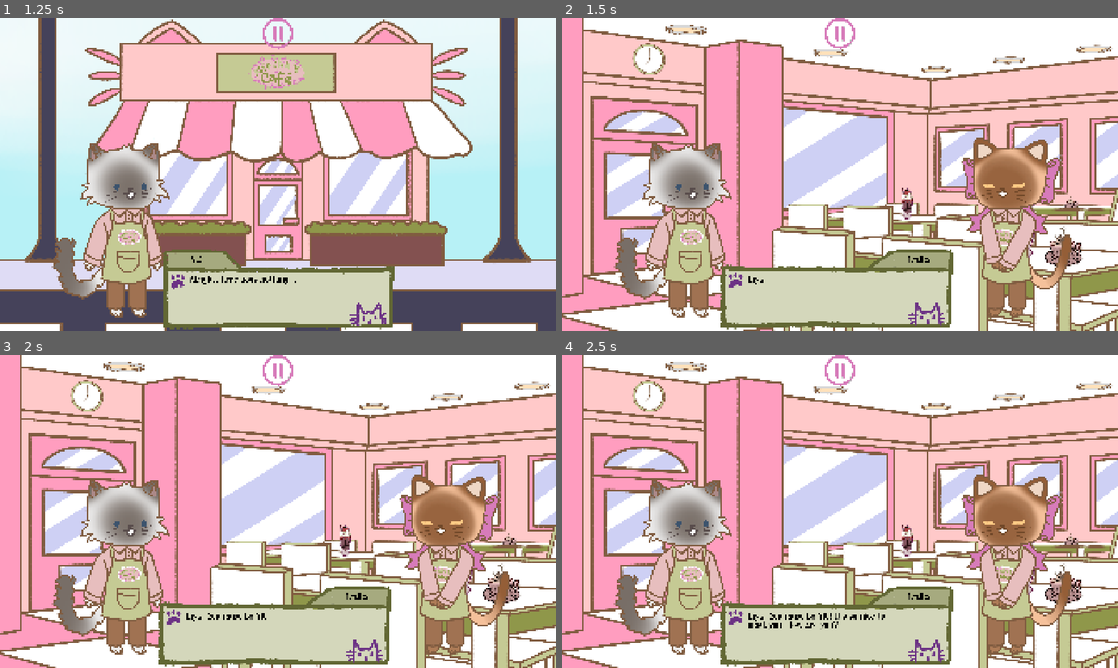
Above: before the commit, frames 1-4 (two rows, left to right).
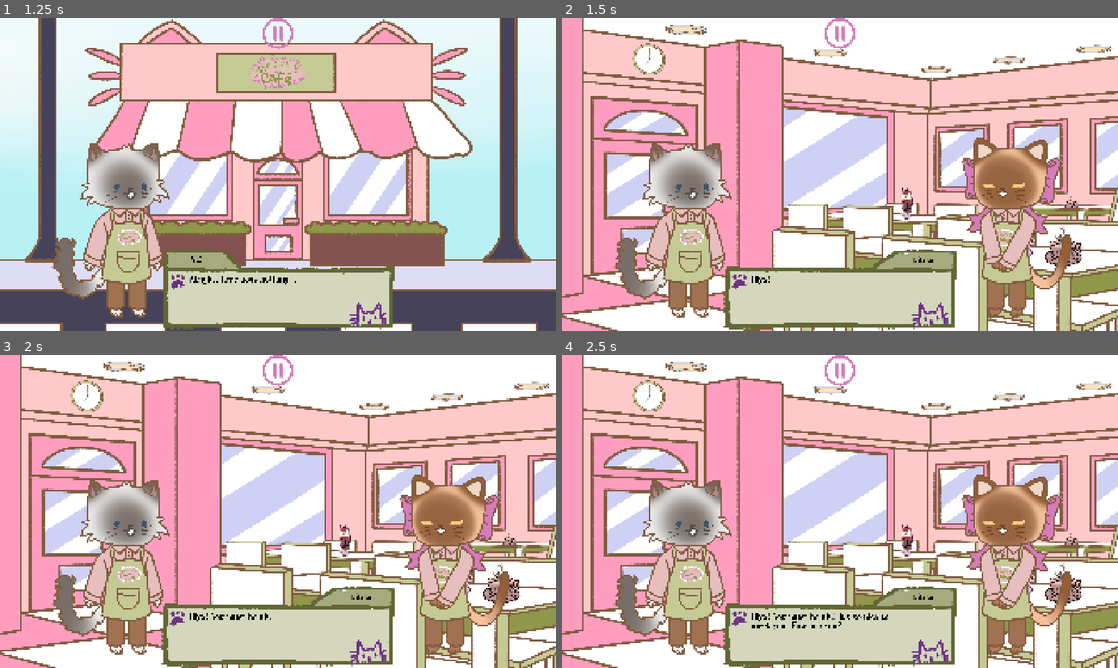
Above: after the commit, the same moments.

Repository: tabyrocket/kitikas-cafe
Game: Godot game, scene res://scenes/first_day.tscn
Same seed, same stepped clock (60 frames per second), same inputs: the game is played once before the commit and once after it. This scene is started directly instead of the project's main scene.
Inputs (mouse positions are in pixels of both pictures, inside the frame that each line leads up to):
- Up to frame 1 (1.25 s): click (278, 299) at 0.5 s
- Up to frame 2 (1.5 s): click (840, 299) at 1.25 s
- Up to frame 3 (2 s): no input
- Up to frame 4 (2.5 s): click (840, 636) at 2 s

Frame 1 is identical in both runs. In frame 2, 1.4% of the frame differs, in the area x 28-71%, y 74-100%; in frame 3, 1.6%; in frame 4, 1.9%.

Commit message:
Ending B

Diff:
--- a/kitikas-cafe/scenes/UI.tscn
+++ b/kitikas-cafe/scenes/UI.tscn
@@ -126,10 +126,10 @@
 anchor_top = 1.0
 anchor_right = 0.5
 anchor_bottom = 1.0
-offset_left = -399.0
-offset_top = -281.0
-offset_right = 4927.0
-offset_bottom = 1537.0
+offset_left = -400.0
+offset_top = -279.0
+offset_right = 4955.0
+offset_bottom = 1539.0
 grow_horizontal = 2
 grow_vertical = 0
 scale = Vector2(0.15, 0.15)
--- a/kitikas-cafe/scenes/first_day.gd
+++ b/kitikas-cafe/scenes/first_day.gd
@@ -3,6 +3,11 @@
 # References
 @onready var outside: TextureRect = $Backgrounds/Outside
 @onready var inside: TextureRect = $Backgrounds/Inside
+@onready var inside_night: TextureRect = $Backgrounds/InsideNight
+@onready var stairs: TextureRect = $Backgrounds/Stairs
+@onready var ending_b: TextureRect = $Backgrounds/EndingB
+@onready var syrup: TextureRect = $Syrup
+@onready var dark_overlay: ColorRect = $Backgrounds/DarkOverlay
 @onready var character_left: TextureRect = $CharacterLeft
 @onready var character_right: TextureRect = $CharacterRight
 @onready var character_extra: TextureRect = $CharacterExtra
@@ -21,10 +26,16 @@
 var step: int = 0
 var steps: Array = []
 var waiting_for_choice: bool = false
+var waiting_for_anim: bool = false
 
 func _ready() -> void:
 	outside.visible = true
 	inside.visible = false
+	inside_night.visible = false
+	stairs.visible = false
+	ending_b.visible = false
+	syrup.visible = false
+	dark_overlay.visible = false
 	character_left.visible = false
 	character_right.visible = false
 	character_extra.visible = false
@@ -51,46 +62,57 @@
 		 "right_sprite": "kitika_default", "left_sprite": "mc_default", "show_left": true,
 		 "text": "Hiya! You must be " + mc + "! It's so nice to meet you. How are you?"},
 
-		# --- Choice ---
-		{"choice": true,
+		# --- Choice 1 ---
+		{"choice": true, "id": "greet",
 		 "a_text": "I'm doing good, thanks. How about you? You must be Kitika?",
 		 "b_text": "No, that's not me, must be the wrong person. Weirdo."},
 	]
-	# Branch steps are inserted dynamically after choice
 
 func _on_choice_a() -> void:
 	waiting_for_choice = false
 	choice_a_btn.visible = false
 	choice_b_btn.visible = false
 	var mc = Global.player_name
-
-	# Insert branch A steps, then the common steps after
-	var branch_a: Array = [
-		{"side": "left", "speaker": mc, "sprite": "mc_default", "text": "I'm doing good, thanks. How about you? You must be Kitika?"},
-		{"side": "right", "speaker": "Kitika", "sprite": "kitika_default", "text": "Yes that's me, welcome!"},
-	]
-	_insert_and_continue(branch_a, mc)
+	var s = steps[step]
+	var id = s.get("id", "")
+
+	if id == "greet":
+		var branch: Array = [
+			{"side": "left", "speaker": mc, "sprite": "mc_default", "text": "I'm doing good, thanks. How about you? You must be Kitika?"},
+			{"side": "right", "speaker": "Kitika", "sprite": "kitika_default", "text": "Yes that's me, welcome!"},
+		]
+		_insert_and_continue(branch, mc)
+	elif id == "basement":
+		# Outcome A — unimplemented, placeholder
+		var branch: Array = [
+			{"side": "left", "speaker": mc, "sprite": "mc_default", "text": "..."},
+		]
+		_insert_and_continue(branch, mc)
 
 func _on_choice_b() -> void:
 	waiting_for_choice = false
 	choice_a_btn.visible = false
 	choice_b_btn.visible = false
 	var mc = Global.player_name
-
-	var branch_b: Array = [
-		{"side": "left", "speaker": mc, "sprite": "mc_nervous", "text": "No, that's not me, must be the wrong person. Weirdo."},
-		{"side": "right", "speaker": "Kitika", "sprite": "kitika_hmm", "text": "Oh! Well... That's odd."},
-		{"side": "right", "speaker": "Kitika", "sprite": "kitika_default", "text": "I don't think I care. You work for me now, ok?"},
-		{"side": "right", "speaker": "Kitika", "sprite": "kitika_smirk", "text": "No buts, you don't want to know what I'm capable of."},
-		{"side": "left", "speaker": mc, "sprite": "mc_bashful", "text": "…"},
-		{"side": "left", "speaker": mc, "sprite": "mc_nervous", "text": "…alright"},
-	]
-	_insert_and_continue(branch_b, mc)
+	var s = steps[step]
+	var id = s.get("id", "")
+
+	if id == "greet":
+		var branch: Array = [
+			{"side": "left", "speaker": mc, "sprite": "mc_bashful", "text": "No, that's not me, must be the wrong person. Weirdo."},
+			{"side": "right", "speaker": "Kitika", "sprite": "kitika_hmm", "text": "Oh! Well... That's odd."},
+			{"side": "right", "speaker": "Kitika", "sprite": "kitika_default", "text": "I don't think I care. You work for me now, ok?"},
+			{"side": "right", "speaker": "Kitika", "sprite": "kitika_smirk", "text": "No buts, you don't want to know what I'm capable of."},
+			{"side": "left", "speaker": mc, "sprite": "mc_nervous", "text": "…"},
+			{"side": "left", "speaker": mc, "sprite": "mc_bashful", "text": "…alright"},
+		]
+		_insert_and_continue(branch, mc)
+	elif id == "basement":
+		_ending_b(mc)
 
 func _insert_and_continue(branch: Array, mc: String) -> void:
 	var common: Array = _common_steps(mc)
-	# Replace the choice step and everything after with branch + common
-	steps.resize(step)  # trim from current step onward
+	steps.resize(step)
 	steps.append_array(branch)
 	steps.append_array(common)
 	show_step()
@@ -108,7 +130,7 @@
 		{"side": "right", "speaker": "Billy", "sprite": "billy_talking",
 		 "swap_right": "billy_talking", "hide_extra": true,
 		 "text": "So nice to finally meet you, " + mc + ". I must warn you my knives are quite sharp, be careful to not lose your tail."},
-		{"side": "left", "speaker": mc, "sprite": "mc_bashful",
+		{"side": "left", "speaker": mc, "sprite": "mc_nervous",
 		 "text": "Uh okay, nice to meet you too…"},
 
 		# Gato appears
@@ -122,7 +144,7 @@
 		{"side": "right", "speaker": "Gato", "sprite": "gato_annoyed",
 		 "swap_right": "gato_annoyed",
 		 "text": "I've got a jar of fleas and I'm not afraid to use them."},
-		{"side": "left", "speaker": mc, "sprite": "mc_bashful",
+		{"side": "left", "speaker": mc, "sprite": "mc_nervous",
 		 "text": "Okay… whatever you say…"},
 
 		# Back to just Kitika and MC
@@ -133,23 +155,110 @@
 		 "text": "I doubt I'll have to teach you much."},
 		{"side": "right", "speaker": "Kitika", "sprite": "kitika_default",
 		 "text": "I was very impressed by all the experience you had on your resume."},
-		{"side": "left", "speaker": mc + " (thinking)", "sprite": "mc_bashful",
+		{"side": "left", "speaker": mc + " (thinking)", "sprite": "mc_nervous",
 		 "text": "ACK IM SO DIDDLY DARN STUPDOODLES, I LIED.\n…I guess I'll just have to figure it out."},
-		{"side": "left", "speaker": mc, "sprite": "mc_nervous",
+		{"side": "left", "speaker": mc, "sprite": "mc_bashful",
 		 "text": "Yeah...haha"},
 
 		{"side": "right", "speaker": "Kitika", "sprite": "kitika_default",
 		 "text": "Well, you won't actually need most of your training yet. Our drinks are pretty simple."},
 		{"side": "left", "speaker": mc, "sprite": "mc_default",
 		 "text": "Ah, okay!"},
-		{"side": "left", "speaker": mc + " (thinking)", "sprite": "mc_nervous",
+		{"side": "left", "speaker": mc + " (thinking)", "sprite": "mc_bashful",
 		 "text": "thank the cat lords"},
+
+		# --- Syrup revelation ---
+		{"side": "right", "speaker": "Kitika", "sprite": "kitika_default",
+		 "text": "I just mix milk with my super secret syrup."},
+		{"side": "right", "speaker": "Kitika", "sprite": "kitika_smirk",
+		 "show_syrup": true,
+		 "text": "Everykitty goes CRAZY for it. It's *illegal* to make something so good."},
+		{"side": "left", "speaker": mc, "sprite": "mc_default",
+		 "show_left": true,
+		 "text": "Cool, can I ask what the syrup is made of?"},
+		{"side": "right", "speaker": "Kitika", "sprite": "kitika_hmm",
+		 "text": "Hmmm, I don't usually tell kitties like you."},
+		{"side": "right", "speaker": "Kitika", "sprite": "kitika_smirk",
+		 "text": "But since you work here, how about I show you at the end of your shift?"},
+		{"side": "left", "speaker": mc, "sprite": "mc_default",
+		 "text": "Okay!"},
+
+		# --- Time skip: dark screen + day is over ---
+		{"anim": "time_skip"},
+
+		# --- Night ---
+		{"bg": "inside_night", "side": "right", "speaker": "Kitika", "sprite": "kitika_default",
+		 "show_left": true,
+		 "text": "You must be tired after your first shift."},
+		{"side": "left", "speaker": mc, "sprite": "mc_default",
+		 "text": "Yeah, I hope I'll get used to this."},
+		{"side": "right", "speaker": "Kitika", "sprite": "kitika_default",
+		 "text": "Don't worry,"},
+		{"side": "right", "speaker": "Kitika", "sprite": "kitika_smirk",
+		 "text": "I'll make sure you rest forever...", "suspense": true},
+		{"side": "left", "speaker": mc + " (thinking)", "sprite": "mc_bashful",
+		 "text": "That's a weird thing to say..."},
+		{"side": "right", "speaker": "Kitika", "sprite": "kitika_default",
+		 "text": "OKAY! My super awesome syrup making is downstairs in the basement, let's go!"},
+
+		# --- Transition to stairs ---
+		{"anim": "fade_to_stairs"},
+
+		{"bg": "stairs", "side": "left", "speaker": mc, "sprite": "mc_nervous",
+		 "show_left": true,
+		 "text": "…"},
+		{"side": "right", "speaker": "Kitika", "sprite": "kitika_default",
+		 "text": "Don't be scared, everything downstairs is perfectly normal and legal."},
+		{"side": "left", "speaker": mc, "sprite": "mc_nervous",
+		 "text": "GULP"},
+
+		# --- Choice 2: follow or leave ---
+		{"choice": true, "id": "basement",
+		 "a_text": "Follow her",
+		 "b_text": "Actually, I think I am going to go home."},
 	]
+
+# --- Ending B sequence (played via tweens, not steps) ---
+func _ending_b(mc: String) -> void:
+	waiting_for_anim = true
+	chatbox_left.visible = false
+	chatbox_right.visible = false
+	character_left.visible = false
+	character_right.visible = false
+
+	# Fade to black
+	dark_overlay.visible = true
+	dark_overlay.modulate.a = 0.0
+	var fade = create_tween()
+	fade.tween_property(dark_overlay, "modulate:a", 1.0, 1.0)
+	await fade.finished
+
+	# Switch to ending bg
+	_hide_all_bgs()
+	ending_b.visible = true
+
+	# Show Kitika with smirk
+	character_right.visible = true
+	character_right.change_sprite("kitika_smirk")
+
+	# Fade back in
+	var reveal = create_tween()
+	reveal.tween_property(dark_overlay, "modulate:a", 0.0, 1.5)
+	await reveal.finished
+	dark_overlay.visible = false
+
+	# Final dialogue
+	waiting_for_anim = false
+	steps.resize(step)
+	steps.append(
+		{"side": "right", "speaker": "Kitika", "sprite": "kitika_smirk",
+		 "text": "The secret ingredient was innocent little kittens like you, my dear " + mc + ". :3 Why are you so surprised? You agreed to this after all."}
+	)
+	steps.append({"anim": "the_end"})
+	show_step()
 
 func show_step() -> void:
 	if step >= steps.size():
-		# Scene done — transition to next scene
-		# get_tree().change_scene_to_file("res://scenes/next_scene.tscn")
 		return
 
 	var s = steps[step]
@@ -163,14 +272,20 @@
 		choice_b_btn.visible = true
 		return
 
+	# --- Handle animation steps ---
+	if s.has("anim"):
+		_play_anim(s["anim"])
+		return
+
 	# --- Background ---
 	if s.has("bg"):
-		outside.visible = (s["bg"] == "outside")
-		inside.visible = (s["bg"] == "inside")
+		_set_bg(s["bg"])
 
 	# --- Characters ---
 	if s.has("show_left"):
 		character_left.visible = s["show_left"]
+	if s.has("show_right"):
+		character_right.visible = s["show_right"]
 
 	# Left character sprite
 	if s["side"] == "left":
@@ -193,6 +308,9 @@
 		character_extra.visible = false
 	if s.get("bob_extra", false):
 		_bob_character(character_extra)
+
+	if s.get("show_syrup", false):
+		syrup.visible = true
 
 	# --- Dialogue ---
 	if s["side"] == "left":
@@ -206,8 +324,14 @@
 		speaker_right.text = s["speaker"]
 		ui.typewriter(dialogue_right, s["text"])
 
+	# --- Suspense: slow down typewriter for dramatic lines ---
+	if s.get("suspense", false):
+		ui.TYPEWRITER_SPEED = 0.06
+	else:
+		ui.TYPEWRITER_SPEED = 0.02
+
 func _on_dialogue_button_pressed() -> void:
-	if waiting_for_choice:
+	if waiting_for_choice or waiting_for_anim:
 		return
 	if ui.is_typing():
 		ui.typewriter_skip()
@@ -215,6 +339,108 @@
 	step += 1
 	show_step()
 
+# --- Helper: set background ---
+func _set_bg(bg_name: String) -> void:
+	_hide_all_bgs()
+	match bg_name:
+		"outside": outside.visible = true
+		"inside": inside.visible = true
+		"inside_night": inside_night.visible = true
+		"stairs": stairs.visible = true
+		"ending_b": ending_b.visible = true
+
+func _hide_all_bgs() -> void:
+	outside.visible = false
+	inside.visible = false
+	inside_night.visible = false
+	stairs.visible = false
+	ending_b.visible = false
+
+# --- Animation sequences ---
+func _play_anim(anim_name: String) -> void:
+	waiting_for_anim = true
+	match anim_name:
+		"time_skip":
+			await _anim_time_skip()
+		"fade_to_stairs":
+			await _anim_fade_to_stairs()
+		"the_end":
+			await _anim_the_end()
+	waiting_for_anim = false
+	step += 1
+	show_step()
+
+func _anim_time_skip() -> void:
+	# Hide chatboxes, characters, and syrup
+	chatbox_left.visible = false
+	chatbox_right.visible = false
+	character_left.visible = false
+	character_right.visible = false
+	syrup.visible = false
+
+	# Fade to black
+	dark_overlay.visible = true
+	dark_overlay.modulate.a = 0.0
+	var fade_in = create_tween()
+	fade_in.tween_property(dark_overlay, "modulate:a", 1.0, 1.2)
+	await fade_in.finished
+
+	# Switch bg while black
+	_hide_all_bgs()
+	inside_night.visible = true
+
+	# Hold on black (clock moment)
+	await get_tree().create_timer(2.0).timeout
+
+	# Fade out
+	var fade_out = create_tween()
+	fade_out.tween_property(dark_overlay, "modulate:a", 0.0, 1.2)
+	await fade_out.finished
+	dark_overlay.visible = false
+
+func _anim_fade_to_stairs() -> void:
+	chatbox_left.visible = false
+	chatbox_right.visible = false
+	character_left.visible = false
+	character_right.visible = false
+
+	# Fade to black
+	dark_overlay.visible = true
+	dark_overlay.modulate.a = 0.0
+	var fade_in = create_tween()
+	fade_in.tween_property(dark_overlay, "modulate:a", 1.0, 0.8)
+	await fade_in.finished
+
+	# Switch bg while black
+	_hide_all_bgs()
+	stairs.visible = true
+
+	await get_tree().create_timer(0.5).timeout
+
+	# Fade back in
+	var fade_out = create_tween()
+	fade_out.tween_property(dark_overlay, "modulate:a", 0.0, 0.8)
+	await fade_out.finished
+	dark_overlay.visible = false
+
+func _anim_the_end() -> void:
+	chatbox_left.visible = false
+	chatbox_right.visible = false
+	character_right.visible = false
+
+	# Dramatic fade to black
+	dark_overlay.visible = true
+	dark_overlay.modulate.a = 0.0
+	var fade = create_tween()
+	fade.tween_property(dark_overlay, "modulate:a", 1.0, 2.0)
+	await fade.finished
+
+	# Hold for dramatic pause
+	await get_tree().create_timer(3.0).timeout
+
+	# TODO: Show "THE END" text or transition to credits/menu
+	# get_tree().change_scene_to_file("res://scenes/main_menu.tscn")
+
 func _bob_character(node: TextureRect) -> void:
 	var tween = create_tween().set_loops(3)
 	var origin_y = node.position.y
--- a/kitikas-cafe/scenes/first_day.tscn
+++ b/kitikas-cafe/scenes/first_day.tscn
@@ -6,6 +6,10 @@
 [ext_resource type="Texture2D" uid="uid://dwiwqq3d37ta0" path="res://assets/backgrounds/cafe_inside_day.png" id="3_nmhqs"]
 [ext_resource type="PackedScene" uid="uid://c4xqrijixwupo" path="res://scenes/character.tscn" id="4_nmhqs"]
 [ext_resource type="FontFile" uid="uid://df6tqnr6ibu1k" path="res://assets/fonts/star-crush.regular.ttf" id="6_font"]
+[ext_resource type="Texture2D" uid="uid://dj02ajfspn3fb" path="res://assets/backgrounds/cafe_inside_night.png" id="7_night"]
+[ext_resource type="Texture2D" uid="uid://b6htamr7plaff" path="res://assets/backgrounds/stairs.png" id="8_stairs"]
+[ext_resource type="Texture2D" uid="uid://4ob2bjcbkcbw" path="res://assets/backgrounds/ending1_1.png" id="9_ending"]
+[ext_resource type="Texture2D" uid="uid://dj0888hlli7dr" path="res://assets/images/syrup.png" id="10_syrup"]
 
 [node name="FirstDay" type="Control" unique_id=590105826]
 layout_mode = 3
@@ -43,6 +47,62 @@
 grow_vertical = 2
 texture = ExtResource("3_nmhqs")
 expand_mode = 1
+
+[node name="InsideNight" type="TextureRect" parent="Backgrounds" unique_id=1389753679]
+layout_mode = 1
+anchors_preset = 15
+anchor_right = 1.0
+anchor_bottom = 1.0
+grow_horizontal = 2
+grow_vertical = 2
+texture = ExtResource("7_night")
+expand_mode = 1
+
+[node name="Stairs" type="TextureRect" parent="Backgrounds" unique_id=2011574143]
+layout_mode = 1
+anchors_preset = 15
+anchor_right = 1.0
+anchor_bottom = 1.0
+grow_horizontal = 2
+grow_vertical = 2
+texture = ExtResource("8_stairs")
+expand_mode = 1
+
+[node name="EndingB" type="TextureRect" parent="Backgrounds" unique_id=1712629024]
+layout_mode = 1
+anchors_preset = 15
+anchor_right = 1.0
+anchor_bottom = 1.0
+grow_horizontal = 2
+grow_vertical = 2
+texture = ExtResource("9_ending")
+expand_mode = 1
+
+[node name="DarkOverlay" type="ColorRect" parent="Backgrounds" unique_id=1943590597]
+layout_mode = 1
+anchors_preset = 15
+anchor_right = 1.0
+anchor_bottom = 1.0
+grow_horizontal = 2
+grow_vertical = 2
+color = Color(0, 0, 0, 1)
+
+[node name="Syrup" type="TextureRect" parent="." unique_id=1316350346]
+layout_mode = 1
+anchors_preset = 8
+anchor_left = 0.5
+anchor_top = 0.5
+anchor_right = 0.5
+anchor_bottom = 0.5
+offset_left = -281.0
+offset_top = -350.0
+offset_right = 257.0
+offset_bottom = 169.0
+grow_horizontal = 2
+grow_vertical = 2
+texture = ExtResource("10_syrup")
+expand_mode = 1
+stretch_mode = 4
 
 [node name="CharacterLeft" parent="." unique_id=473968974 instance=ExtResource("4_nmhqs")]
 layout_mode = 1
@@ -88,7 +148,6 @@
 grow_horizontal = 2
 grow_vertical = 2
 scale = Vector2(0.35, 0.35)
-flip_h = true
 
 [node name="UI" parent="." unique_id=1332173803 instance=ExtResource("3_c67ln")]
 
--- a/kitikas-cafe/scenes/ui.gd
+++ b/kitikas-cafe/scenes/ui.gd
@@ -21,7 +21,7 @@
 var _tw_timer: Timer = null
 var _tw_on_done: Callable = Callable()
 
-const TYPEWRITER_SPEED: float = 0.02  # seconds per character
+var TYPEWRITER_SPEED: float = 0.02  # seconds per character
 
 func _ready() -> void:
 	chatbox_left.visible = false
@@ -50,7 +50,7 @@
 	if sfx_bus_index >= 0:
 		sfx_vol_slider.value = db_to_linear(AudioServer.get_bus_volume_db(sfx_bus_index)) * 100.0
 
-func _process(delta: float) -> void:
+func _process(_delta: float) -> void:
 	if Input.is_action_just_pressed("pause"):
 		pause_menu.visible = not pause_menu.visible
 
